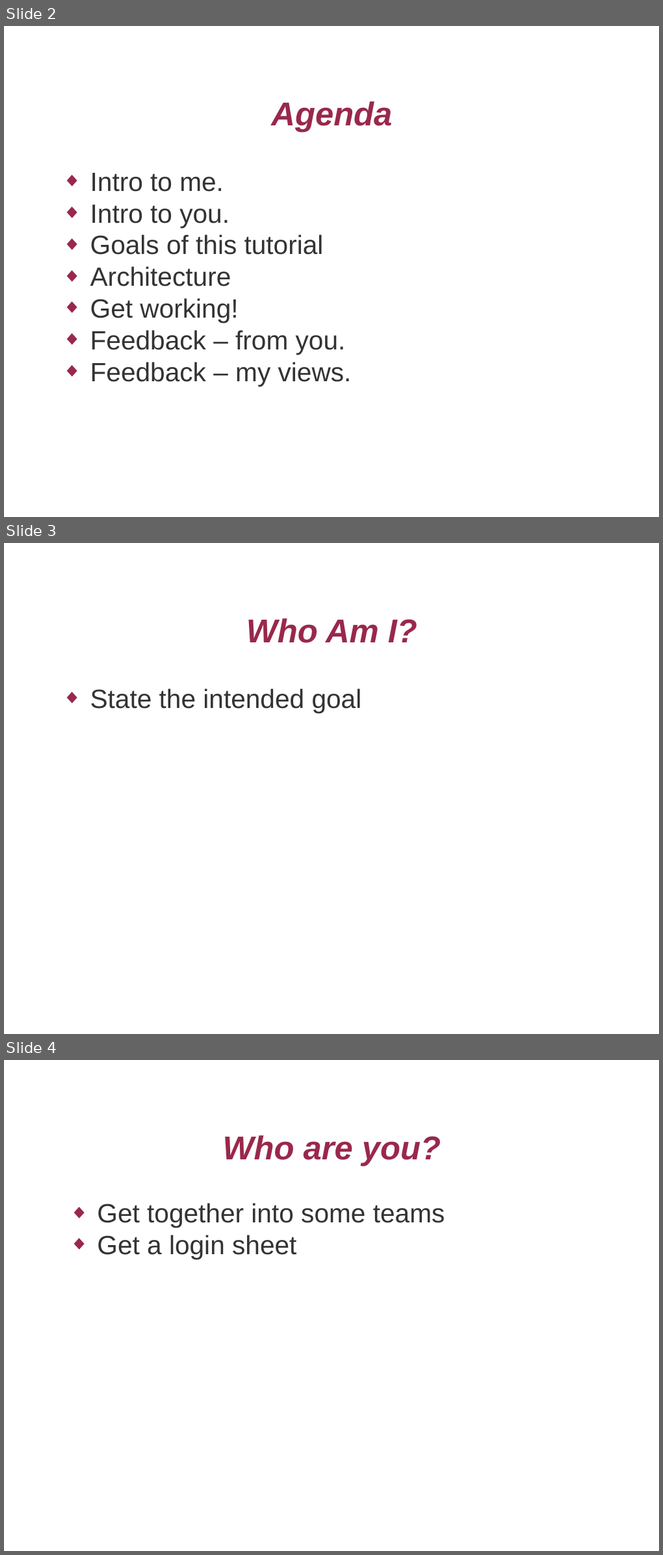
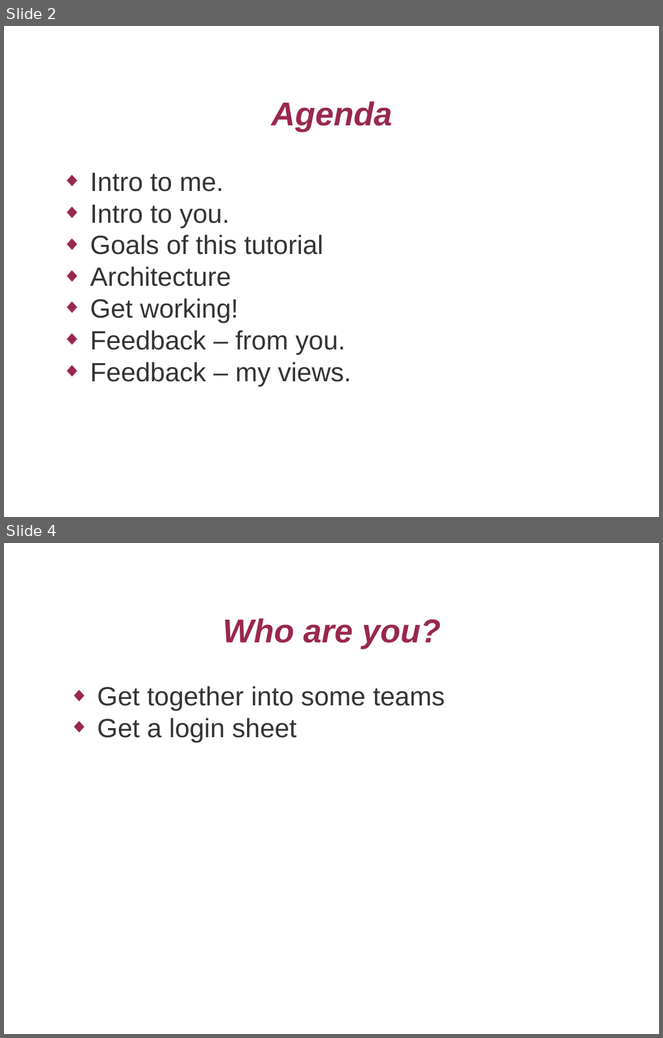
Before and after one commit to mcr/ols2009-campus-desktop, a slide deck: campusdesktop.odp. Shown one above the other, each under a label of ours: slides 2, 3 and 4 before the commit, slides 2 and 4 after it; the slides between them are not shown. The pictures are 663x1555 and 663x1038 pixels, drawn with LibreOffice and Linux fonts; fonts in the diff are those of the drawing; background and template pictures are left out. Boxes give left, top, right and bottom in pixels: in the first picture for what was removed or moved away, otherwise in the second. Text is boxed around its words. In the diff, an @@ line names an element or a change of style, - is before the commit and + after.

```diff
--- a/campusdesktop.odp
+++ b/campusdesktop.odp
@@ slide 3 removed at bbox=[4, 543, 659, 1034], background picture (left out) @@
@@ title removed at bbox=[246, 618, 417, 643] @@
-Who Am I?
@@ text removed at bbox=[90, 689, 362, 713] @@
-◆ State the intended goal
```
Also in this commit, not shown: 4 slides changed, 27 slides added, 1 other slide removed, 3 other files.
